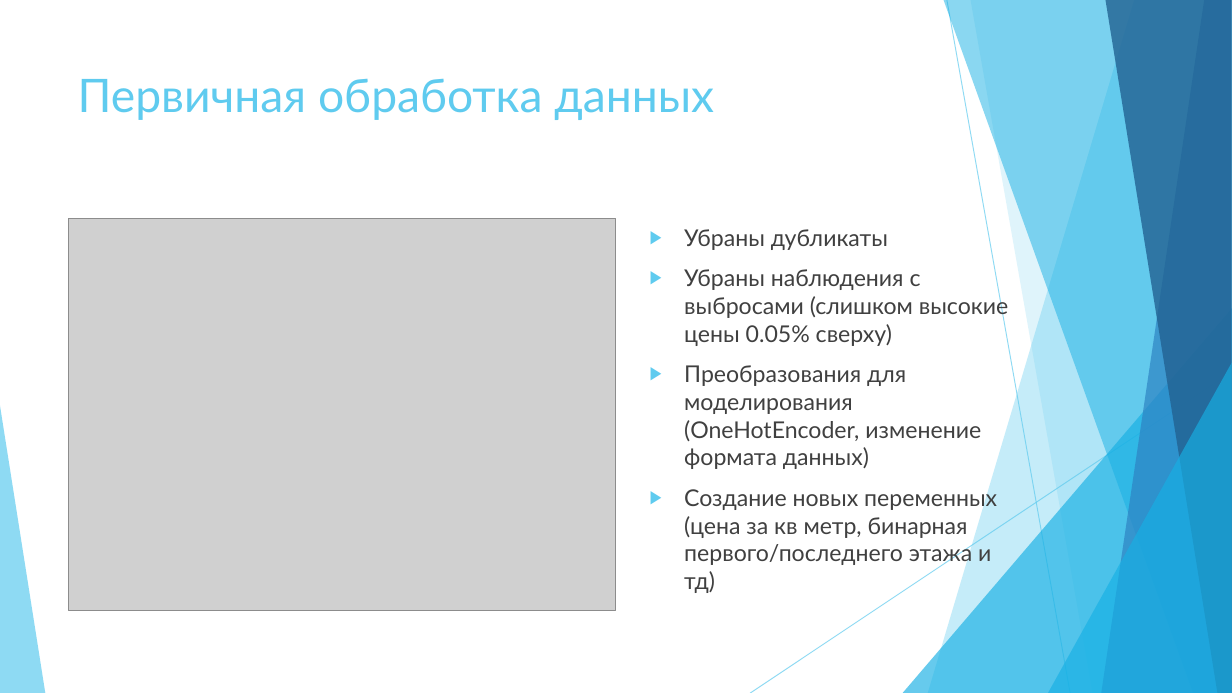
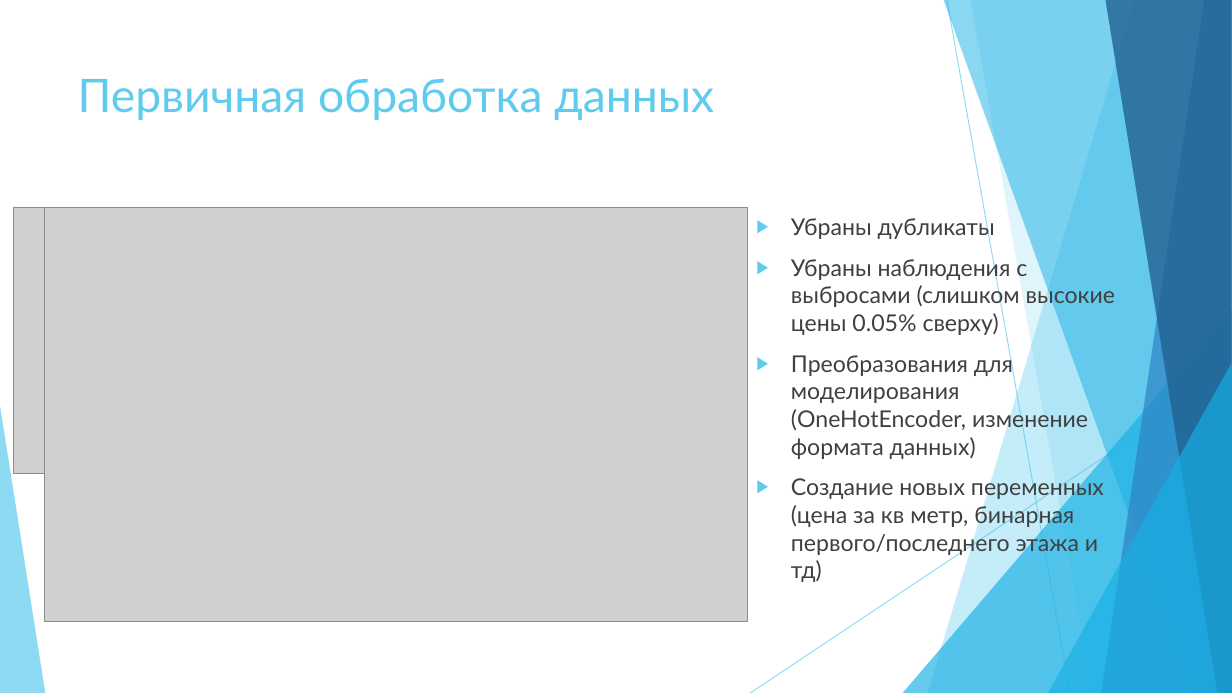
Before and after one commit to irina-semina/project_samara, a slide deck: slide 3 of Proga.pptx. Drawn at 1232x693 pixels with LibreOffice and Linux fonts; fonts in the diff are those of the drawing; grey boxes stand for pictures. Boxes give left, top, right and bottom in pixels: in the first picture for what was removed or moved away, otherwise in the second. Text is boxed around its words. In the diff, an @@ line names an element or a change of style, - is before the commit and + after.

```diff
--- a/Proga.pptx
+++ b/Proga.pptx
@@ picture added at <box>13,208,43,474</box> @@
@@ picture: place and size @@
-picture at <box>68,218,616,611</box>
+picture at <box>44,208,748,622</box>
@@ text "Убраны дубликаты": place and size @@
-text "Убраны дубликаты" at <box>684,229,1008,593</box>
+text "Убраны дубликаты" at <box>791,215,1115,582</box>
```
Also in this commit, not shown: 2 other slides changed, 1 slide added, 3 other files.
